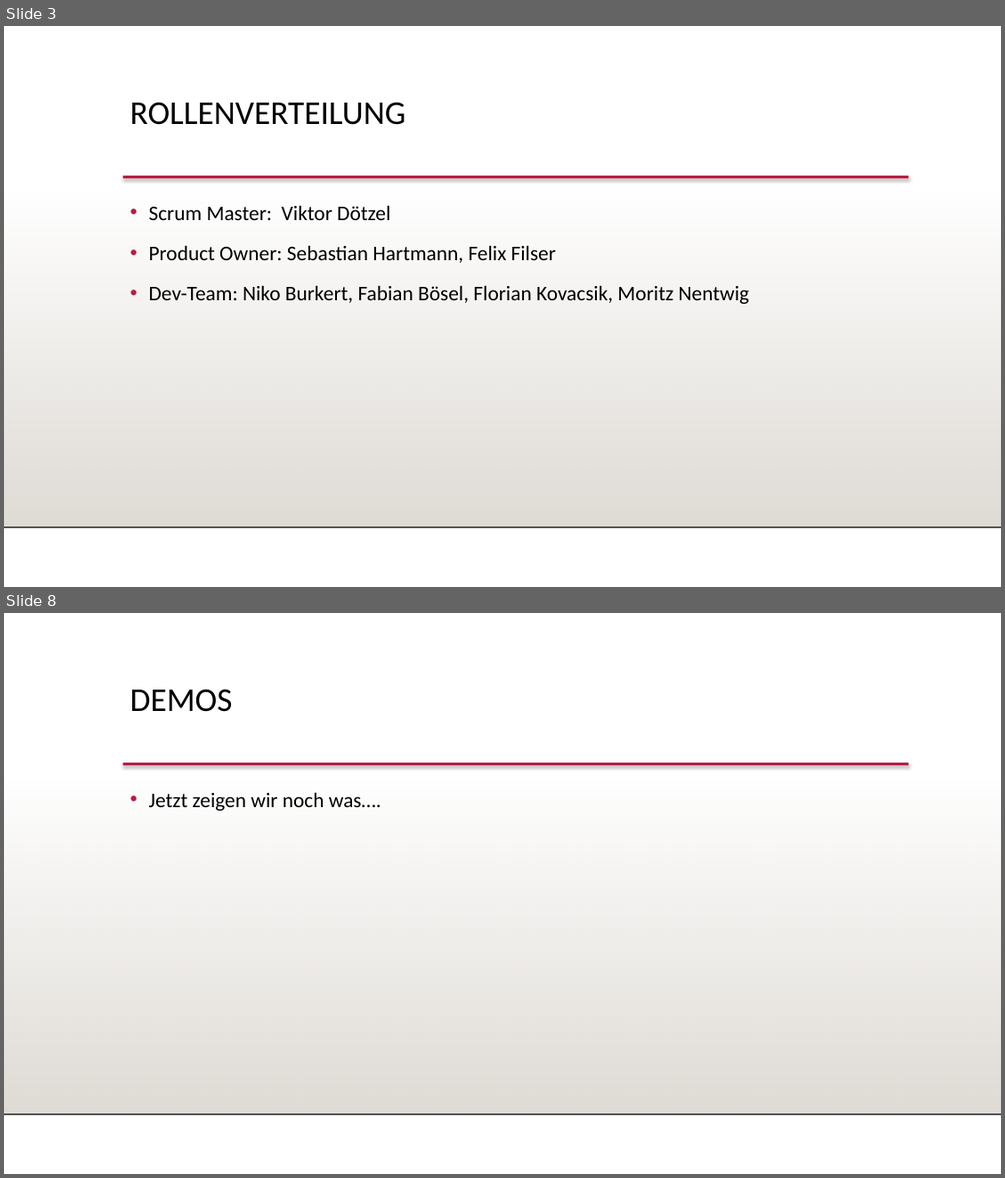
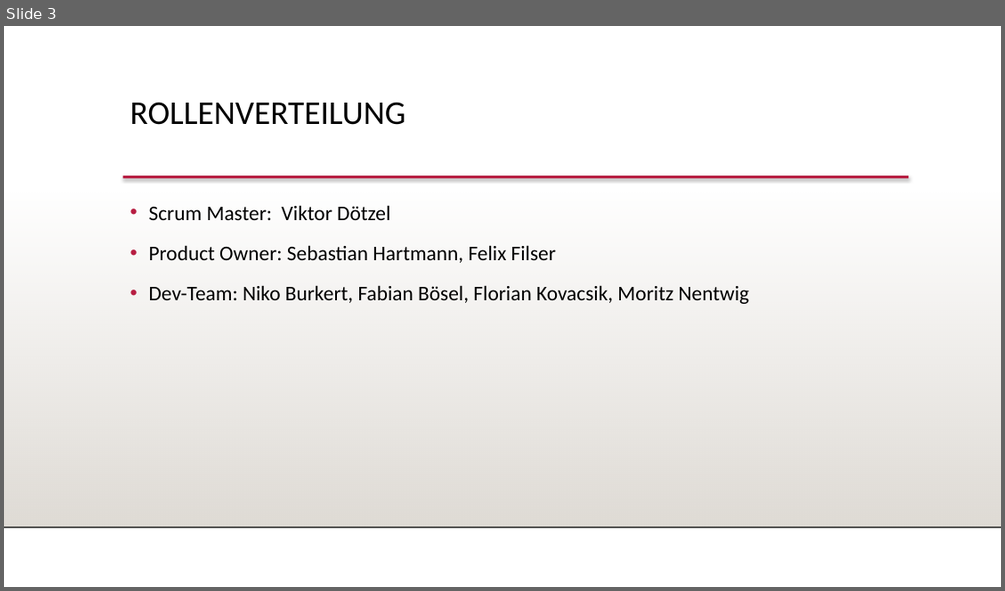
Before and after one commit to FeFi7/CarrierTracking, a slide deck: Dokumentation/MeilensteinPraesentation.pptx. Shown one above the other, each under a label of ours: slides 3 and 8 before the commit, slide 3 after it; the slides between them are not shown. The pictures are 1005x1178 and 1005x591 pixels, drawn with LibreOffice and Linux fonts; fonts in the diff are those of the drawing; background and template pictures are left out. Boxes give left, top, right and bottom in pixels: in the first picture for what was removed or moved away, otherwise in the second. Text is boxed around its words. In the diff, an @@ line names an element or a change of style, - is before the commit and + after.

```diff
--- a/Dokumentation/MeilensteinPraesentation.pptx
+++ b/Dokumentation/MeilensteinPraesentation.pptx
@@ slide 8 removed at [4,613,1001,1174], background #FFFFFF; not listed: 3 template elements that a slide beside it also shows @@
@@ text removed at [130,689,233,712] @@
-DEMOS
@@ text removed at [149,792,381,811] @@
-• Jetzt zeigen wir noch was….
```
Also in this commit, not shown: 5 slides changed, 4 slides added.
